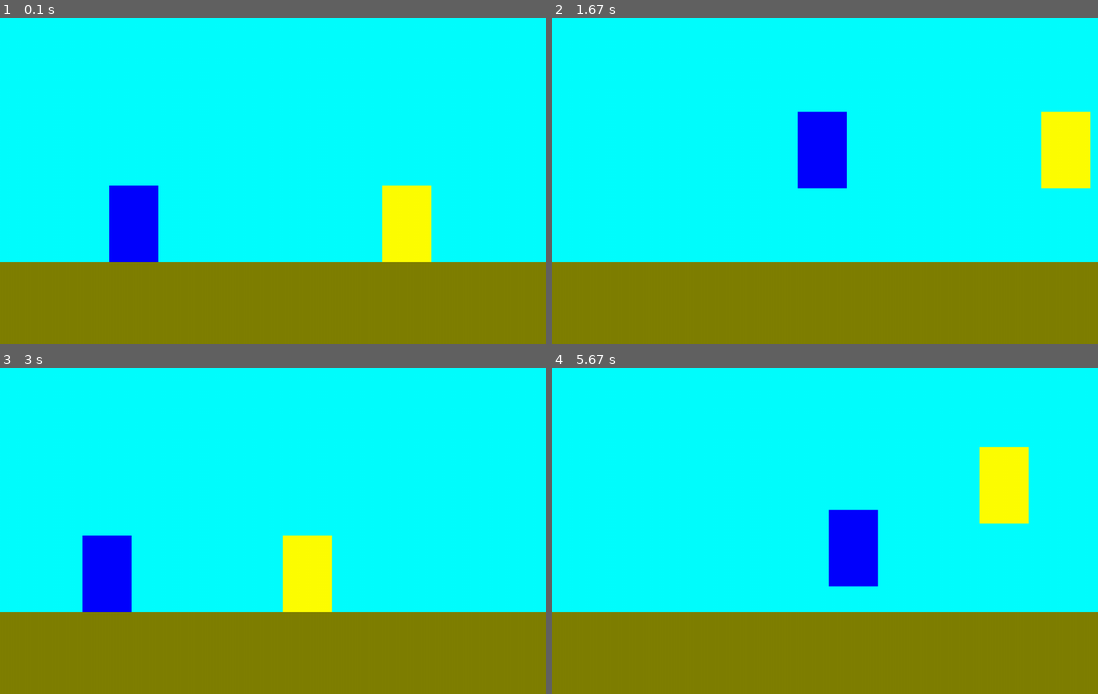
Above: before the commit, frames 1-4 (two rows, left to right).
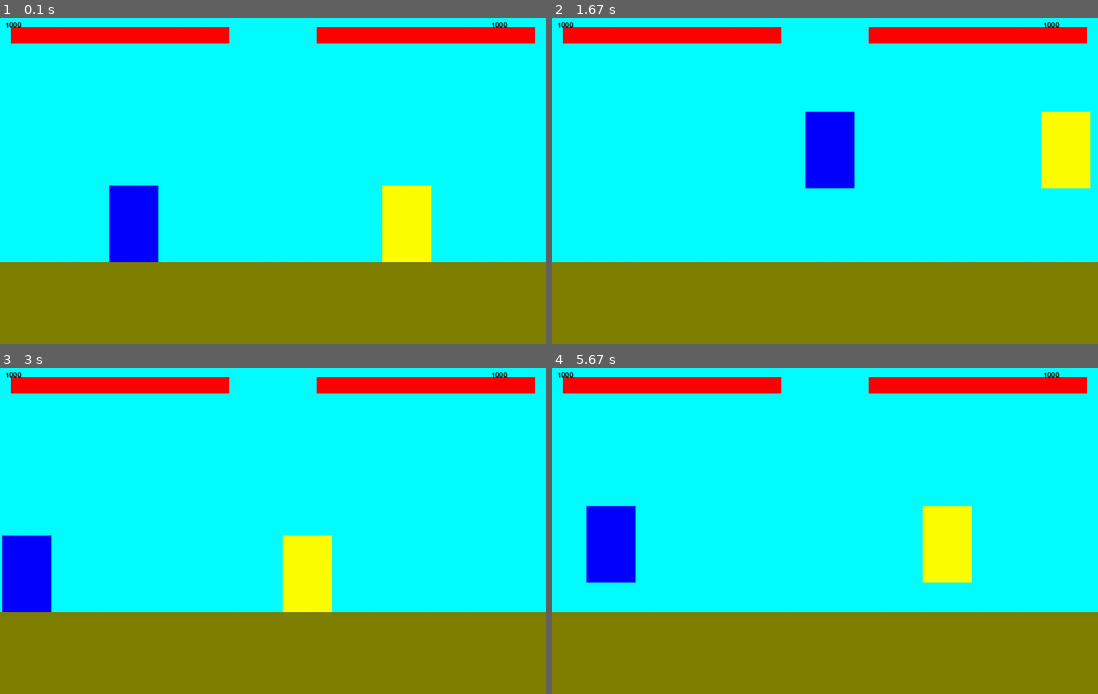
Above: after the commit, the same moments.

Repository: mariano3232/pygame
Game: pygame game, started from main.py
Two runs of this game, one before a commit and one after it. Both use one fixed random seed, a clock stepped at 60 frames per second and the inputs below.
Inputs:
- Up to frame 1 (0.1 s): no input
- Up to frame 2 (1.67 s): tap Y at 0.33, 1.65 s; hold Right 0.67-1.13 s; hold D 0.67-1.13 s; tap G at 0.82 s; hold Up 1.17-1.47 s; hold W 1.17-1.47 s; hold Right from 1.5 s (still down); hold D from 1.5 s (still down)
- Up to frame 3 (3 s): release Right at 1.97 s; release D at 1.97 s; hold Left 2-2.53 s; hold A 2-2.53 s; tap G at 2.15 s; hold Left 2.57-2.97 s; hold A 2.57-2.97 s
- Up to frame 4 (5.67 s): hold Up 3-3.37 s; hold W 3-3.37 s; tap Y at 3.15, 4.72 s; hold Right 3.4-4.03 s; hold D 3.4-4.03 s; tap G at 3.55, 5.22 s; hold Left 4.07-4.53 s; hold A 4.07-4.53 s; tap K at 4.22, 5.55 s; hold Right 4.57-5.03 s; hold D 4.57-5.03 s; hold Up 5.07-5.37 s; hold W 5.07-5.37 s; hold Right from 5.4 s (still down); hold D from 5.4 s (still down)

The runs differ from the first frame. In frame 1, 4.1% of the frame differs, in the area x 1-98%, y 1-8%; in frame 2, 4.8%; in frame 3, 8.4%; in frame 4, 13%, in the area x 1-98%, y 1-68%.

Commit message:
players health

Diff:
--- a/character.py
+++ b/character.py
@@ -3,6 +3,7 @@
 class Character:
     def __init__(self, x, y, controls,attacks):
         self.rect = pygame.Rect(x, y, 90, 140)
+        self.health = 1000
         self.controls = controls
         self.attacks = attacks
         self.vel_y = 0
@@ -16,10 +17,12 @@
         self.dash = False
         self.dash_timer = 0
         #attack
+        self.attack_hitted = False
         self.attack_data = {
             'startup': 0,
             'active': 0,
             'recovery': 0,
+            'damage':0,
             'position':[0,0],
             'width':0,
             'height':0,
@@ -38,13 +41,17 @@
 
             hits = hitbox.colliderect(enemy.rect)
             if (hits) :
-                enemy.vel_y = -5
-                enemy.knockback = 20
+                if not self.attack_hitted :
+                    enemy.vel_y = -5
+                    enemy.knockback = 20
+                    enemy.health -= self.attack_data['damage']
+                    self.attack_hitted = True
 
             pygame.draw.rect(screen, (255,0,0), hitbox)
 
 
     def attack(self, attack_data):
+        self.attack_hitted = False
         self.attack_data = attack_data
         self.startup = attack_data['startup']
         self.attacking = attack_data['active']
--- a/main.py
+++ b/main.py
@@ -1,5 +1,6 @@
 import pygame, sys
 from character import Character
+import pygame.font
 
 pygame.init()
 
@@ -15,6 +16,7 @@
 SCREEN_HEIGHT=600
 FLOOR_HEIGHT=150
 
+font = pygame.font.Font(None, 20)
 screen = pygame.display.set_mode((SCREEN_WIDTH, SCREEN_HEIGHT))
 pygame.display.set_caption("juegardium")
 clock = pygame.time.Clock()
@@ -41,27 +43,30 @@
 
 attacks1 = [
     {
-        'startup': 10,
+        'startup': 5,
         'active': 10,
         'recovery': 10,
+        'damage':100,
         'position': [10,-40],
         'width':140,
         'height':30,
     },
     {
-        'startup': 40,
+        'startup': 20,
         'active': 15,
         'recovery': 20,
+        'damage':100,
         'position': [10,-40],
         'width':150,
         'height':70,
     },
     {
-        'startup': 10,
+        'startup': 5,
         'active': 10,
         'recovery': 10,
-        'position': [30,-140],
-        'width':60,
+        'damage':100,
+        'position': [40,-140],
+        'width':80,
         'height':100,
     },
 ]
@@ -70,22 +75,25 @@
         'startup': 5,
         'active': 5,
         'recovery': 5,
+        'damage':100,
         'position': [10,-40],
         'width':100,
         'height':30,
     },
     {
-       'startup': 30,
+       'startup': 20,
         'active': 10,
         'recovery': 10,
+        'damage':100,
         'position': [30,30],
         'width':150,
         'height':30,
     },
     {
-        'startup': 30,
+        'startup': 5,
         'active': 15,
         'recovery': 20,
+        'damage':100,
         'position': [-100,-140],
         'width':200,
         'height':70,
@@ -102,6 +110,20 @@
     #Personajes :
     fighter_1.draw(screen, BLUE, fighter_2)
     fighter_2.draw(screen, (255,255,0), fighter_1)
+    #barras de vida
+    vida_1 = font.render(str(fighter_1.health), True, (0, 0, 0))
+    vida_2 = font.render(str(fighter_2.health), True, (0, 0, 0))
+    pygame.draw.rect(screen, GREY, (20, 20 , 400,  30))
+    pygame.draw.rect(screen, GREY, (SCREEN_WIDTH - 400 - 20, 20 , 400,  30))
+
+    health_ratio_1 = fighter_1.health * 400 /1000
+    health_ratio_2 = fighter_2.health * 400 /1000
+
+    pygame.draw.rect(screen, RED, (20, 20 , health_ratio_1,  30))
+    pygame.draw.rect(screen, RED, (SCREEN_WIDTH - 400 - 20, 20 , health_ratio_2,  30))
+
+    screen.blit(vida_1, (10, 10))
+    screen.blit(vida_2, (SCREEN_WIDTH - 100, 10))
 
 while True :
     clock.tick(60)
